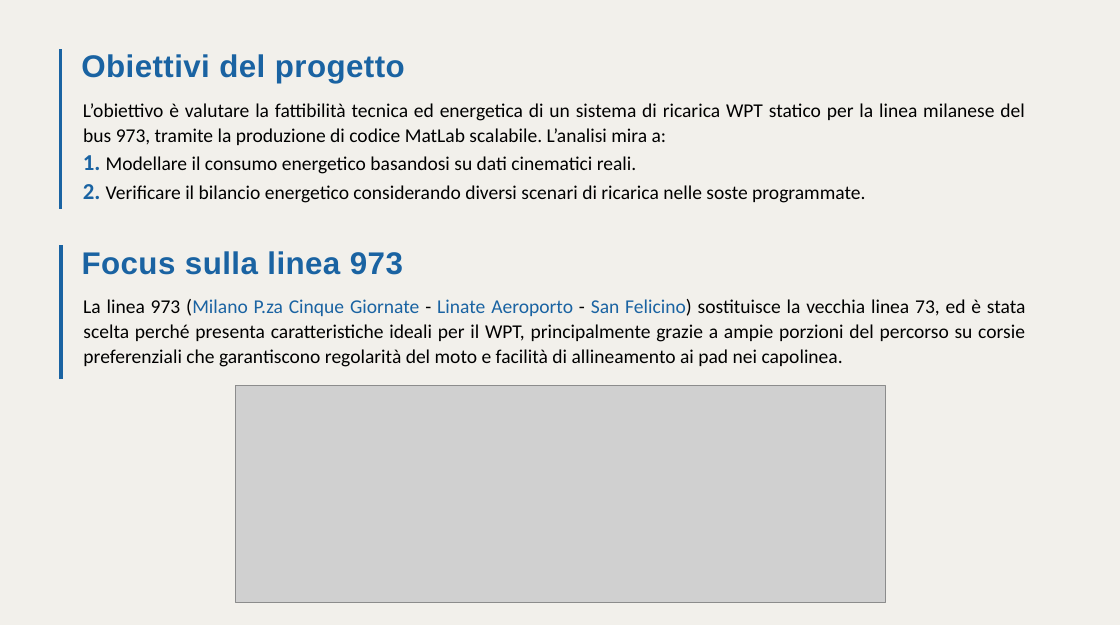
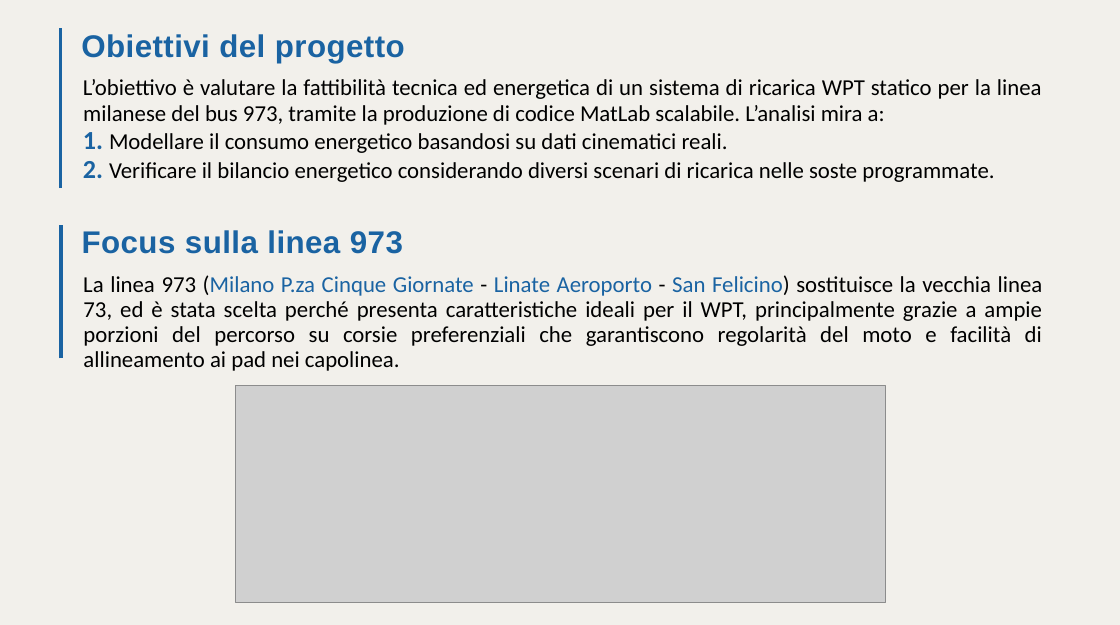
Before and after one commit to Joshuari03/ProgettoASET, a slide deck: slide 3 of Elettrificazione_Strategica_Linea_973.pptx. Drawn at 1120x625 pixels with LibreOffice and Linux fonts; fonts in the diff are those of the drawing; grey boxes stand for pictures. Boxes give left, top, right and bottom in pixels: in the first picture for what was removed or moved away, otherwise in the second. Text is boxed around its words. In the diff, an @@ line names an element or a change of style, - is before the commit and + after.

```diff
--- a/Elettrificazione_Strategica_Linea_973.pptx
+++ b/Elettrificazione_Strategica_Linea_973.pptx
@@ text "L’obiettivo è valutare la fattibilità ...": place and size @@
-text "L’obiettivo è valutare la fattibilità ..." at (83,103,1024,203)
+text "L’obiettivo è valutare la fattibilità ..." at (83,79,1042,182)
@@ text "L’obiettivo è valutare la fattibilità ..." at (83,79,1042,182): size 24 to 28 pt; size 28 to 32 pt in "1.", "2." @@
@@ 2 freeform shapes, 1 text, 1 title: place and size @@
-2 freeform shapes, 1 text, 1 title at (61,49,405,379)
+2 freeform shapes, 1 text, 1 title at (61,28,405,358)
@@ text "La linea 973 (Milano P.za ...": place and size @@
-text "La linea 973 (Milano P.za ..." at (83,299,1026,367)
+text "La linea 973 (Milano P.za ..." at (83,275,1043,371)
@@ text "La linea 973 (Milano P.za ..." at (83,275,1043,371): size 24 to 28 pt @@
```
Also in this commit, not shown: 9 other slides changed, 4 slides added, 6 slides removed, 1 other file.
